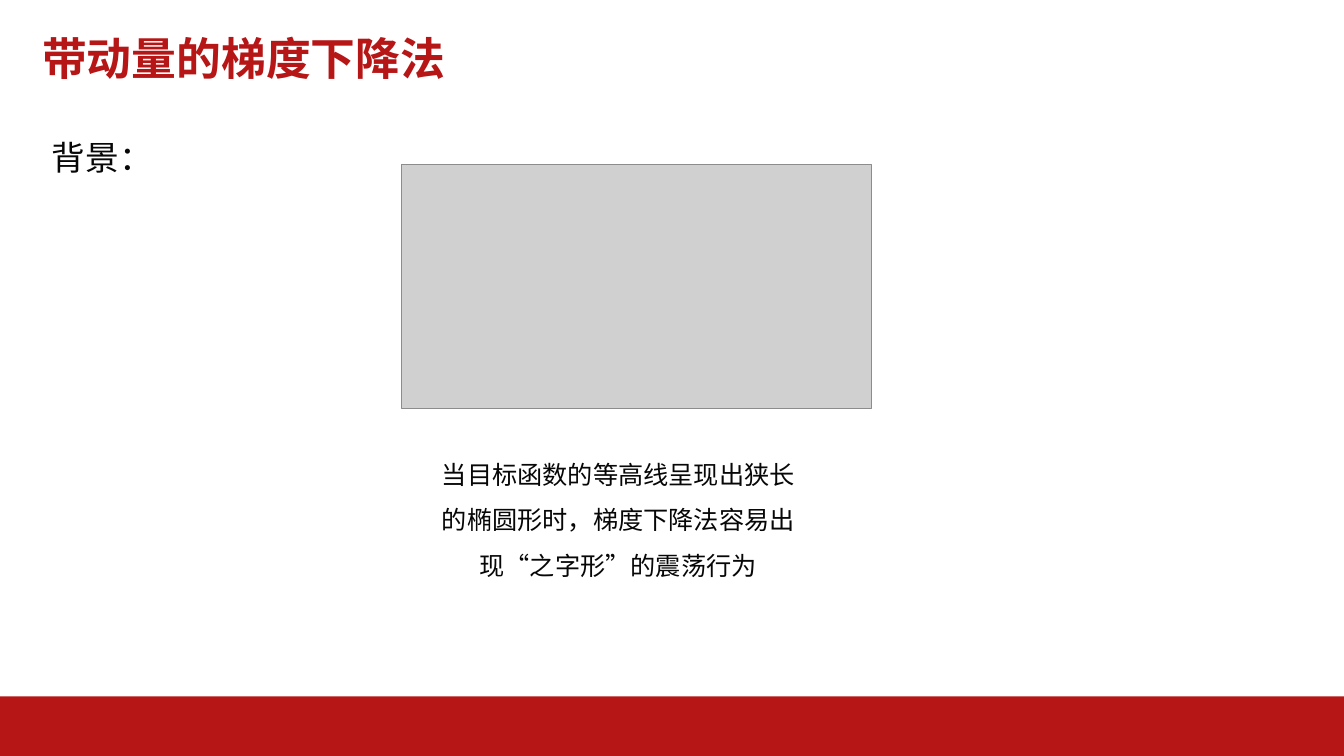
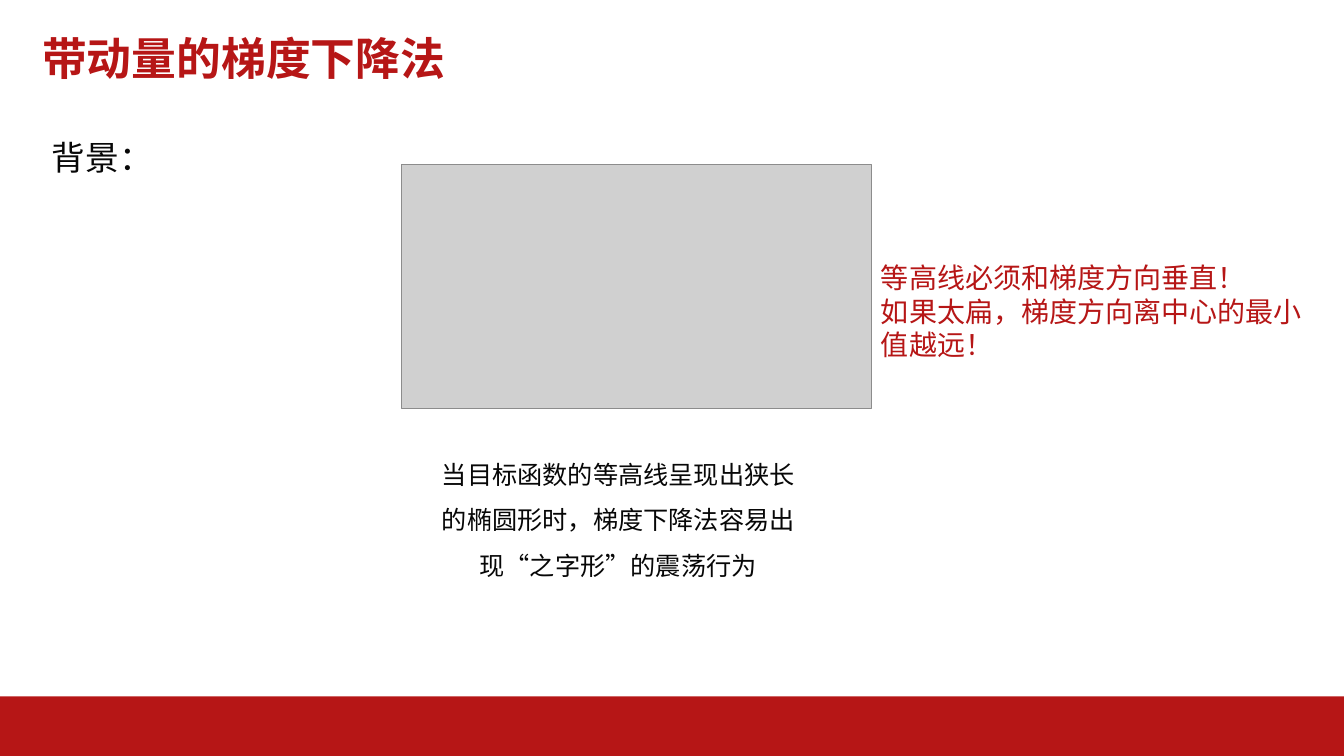
Before and after one commit to AI-Basic-Education/SJTU-Undergraduate-AI-basis, a slide deck: slide 29 of PPT/第3-4节-AI数学基础.pptx (slide 31 before the commit). Drawn at 1344x756 pixels with LibreOffice and Linux fonts; fonts in the diff are those of the drawing; grey boxes stand for pictures; background and template pictures are left out. Boxes give left, top, right and bottom in pixels: in the first picture for what was removed or moved away, otherwise in the second. Text is boxed around its words. In the diff, an @@ line names an element or a change of style, - is before the commit and + after.

```diff
--- a/PPT/第3-4节-AI数学基础.pptx
+++ b/PPT/第3-4节-AI数学基础.pptx
@@ text added at (x1=881, y1=264, x2=1302, y2=358), 20 pt, text #B61616 @@
+等高线必须和梯度方向垂直！
+如果太扁，梯度方向离中心的最小值越远！
```
Also in this commit, not shown: 4 other slides changed, 2 slides removed, 24 other files.
